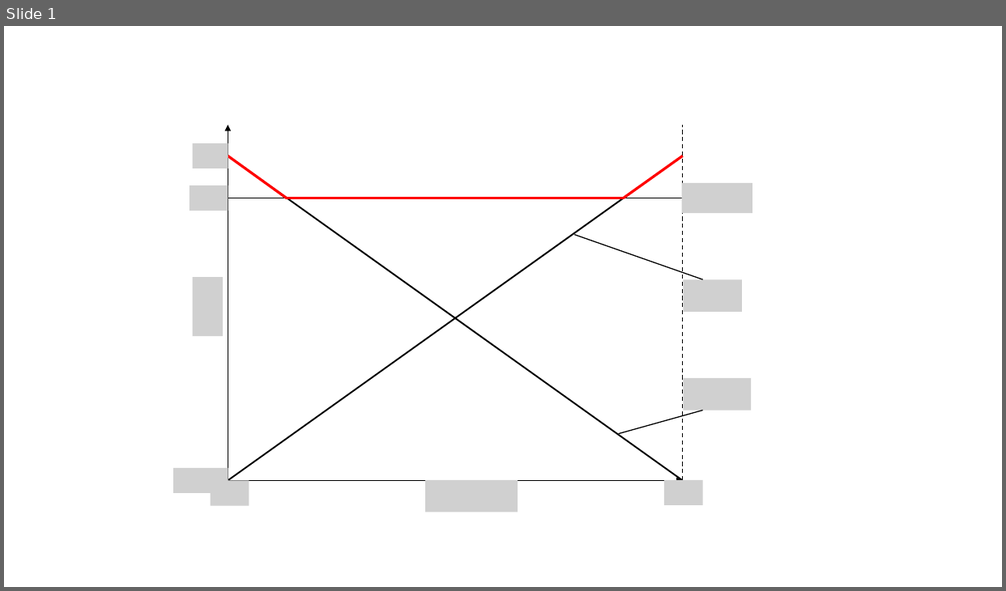
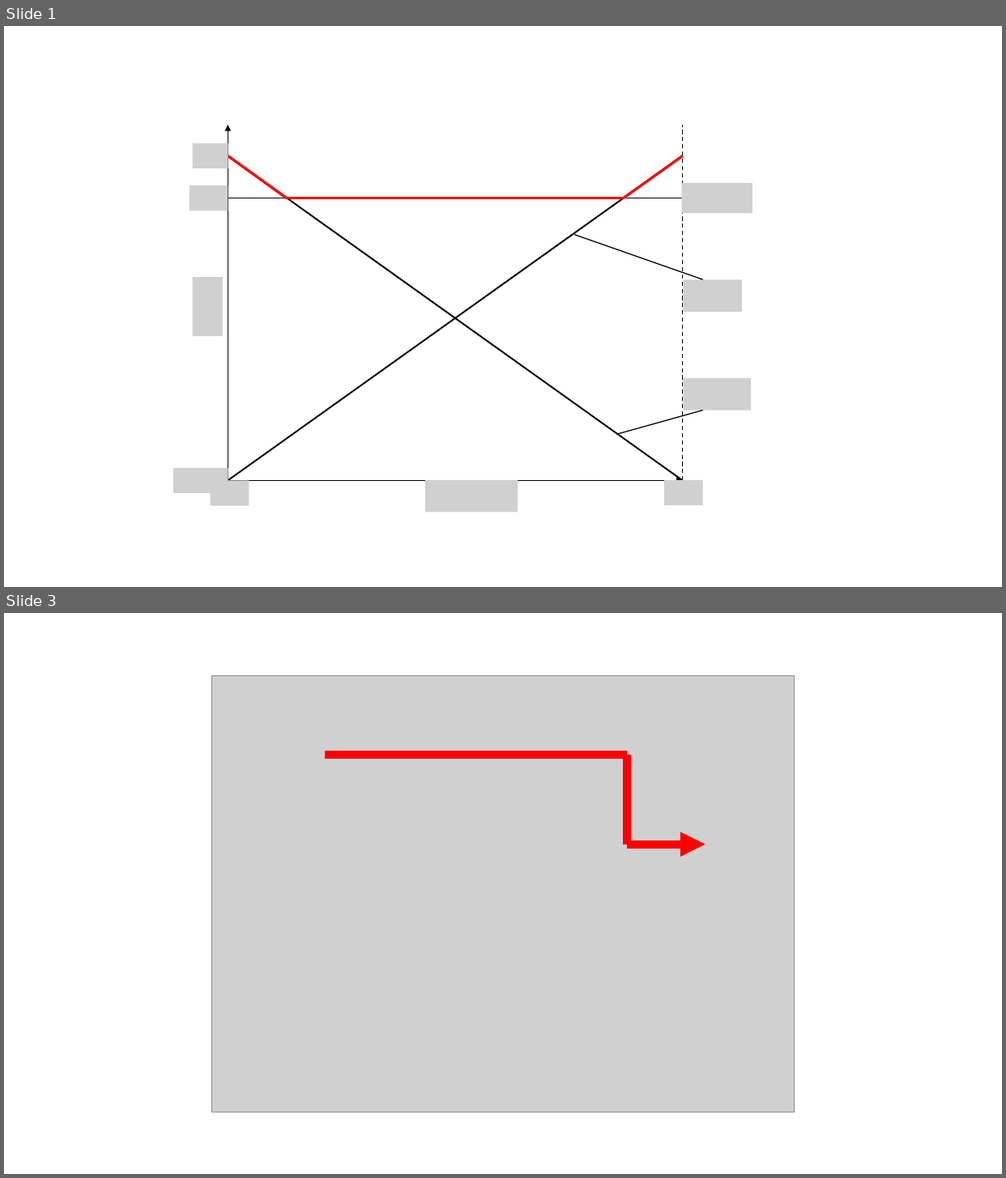
Before and after one commit to masafumiendo/sequential_decision_making, a slide deck: HW3/fig/slide4figs.pptx. Shown one above the other, each under a label of ours: slide 1 before the commit, slides 1 and 3 after it; the slides between them are not shown. The pictures are 1006x591 and 1006x1178 pixels, drawn with LibreOffice and Linux fonts; fonts in the diff are those of the drawing; grey boxes stand for pictures. Boxes give left, top, right and bottom in pixels: in the first picture for what was removed or moved away, otherwise in the second. Text is boxed around its words. In the diff, an @@ line names an element or a change of style, - is before the commit and + after.

```diff
--- a/HW3/fig/slide4figs.pptx
+++ b/HW3/fig/slide4figs.pptx
@@ slide 3 added at (4,613,1002,1174), background #FFFFFF @@
@@ picture added at (212,675,795,1112) @@
@@ line added from (325, 756) to (627, 756), #FF0000 8 pt @@
@@ line added from (627, 756) to (627, 845), #FF0000 8 pt @@
@@ arrow added from (627, 845) to (705, 845), #FF0000 8 pt @@
```
Also in this commit, not shown: 2 other slides added, 6 other files.
